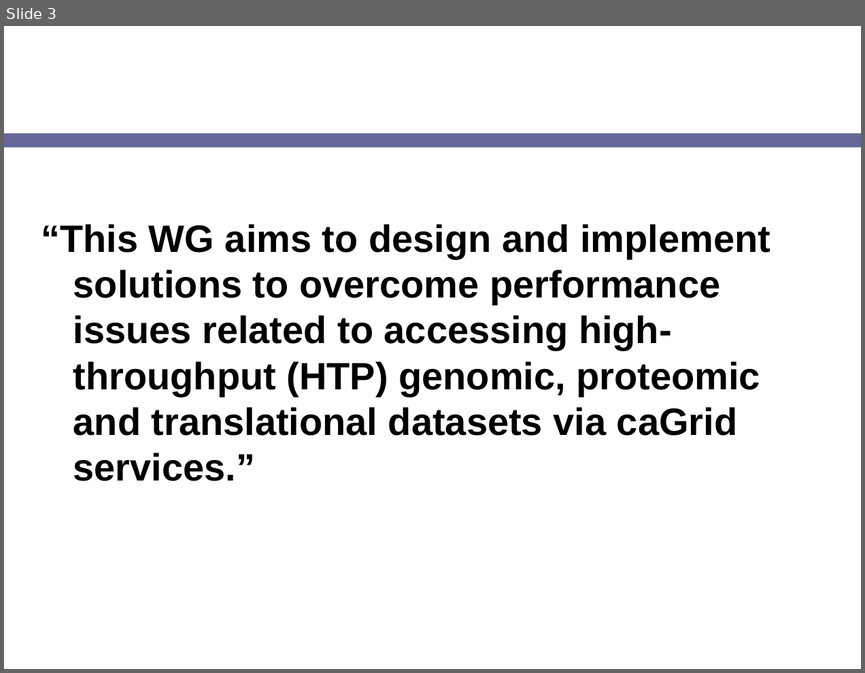
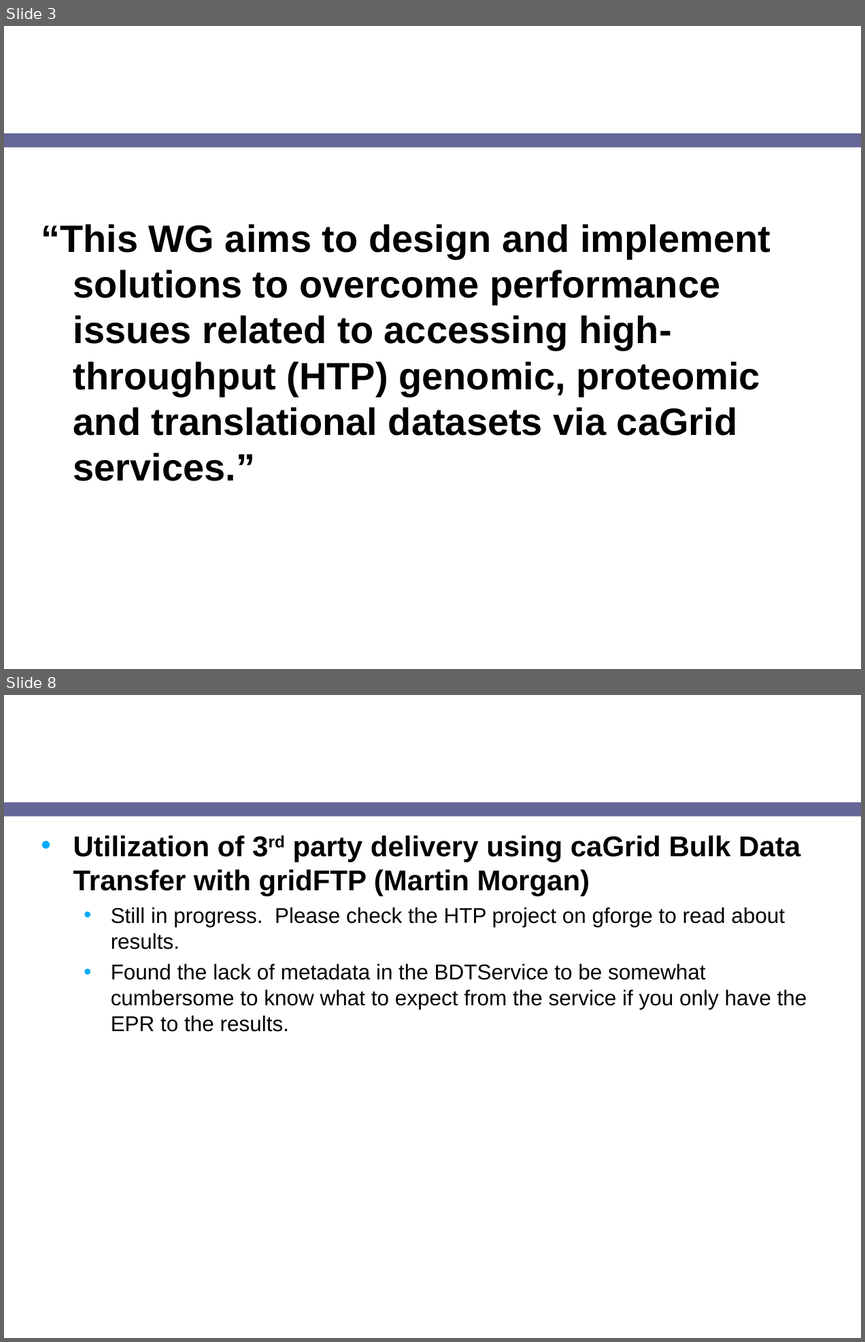
Before and after one commit to NCIP/cagrid-portal, a slide deck: cagrid-1-0/Documentation/presentations/200708_VCDE_ARCH/20070807_Day2_ICR-HTP-update.ppt. Shown one above the other, each under a label of ours: slide 3 before the commit, slides 3 and 8 after it; the slides between them are not shown. The pictures are 865x673 and 865x1342 pixels, drawn with LibreOffice and Linux fonts; fonts in the diff are those of the drawing; background and template pictures are left out. Boxes give left, top, right and bottom in pixels: in the first picture for what was removed or moved away, otherwise in the second. Text is boxed around its words. In the diff, an @@ line names an element or a change of style, - is before the commit and + after.

```diff
--- a/cagrid-1-0/Documentation/presentations/200708_VCDE_ARCH/20070807_Day2_ICR-HTP-update.ppt
+++ b/cagrid-1-0/Documentation/presentations/200708_VCDE_ARCH/20070807_Day2_ICR-HTP-update.ppt
@@ slide 8 added at (x1=4, y1=695, x2=861, y2=1338), background picture (left out); not listed: 1 template element that a slide beside it also shows @@
@@ title added at (x1=33, y1=695, x2=675, y2=795), 24 pt, text #FFFFFF, bold @@
+Evaluations
@@ text added at (x1=73, y1=835, x2=807, y2=1032), 18 pt, text #000000 @@
+• Utilization of 3rd party delivery using caGrid Bulk Data Transfer with gridFTP (Martin Morgan)
+  • Still in progress. Please check the HTP project on gforge to read about results.
+  • Found the lack of metadata in the BDTService to be somewhat cumbersome to know what to expect from the service if you only have the EPR to the results.
```
Also in this commit, not shown: 5 slides changed, 3 other slides added, 1 slide removed.
